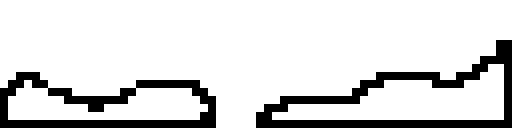
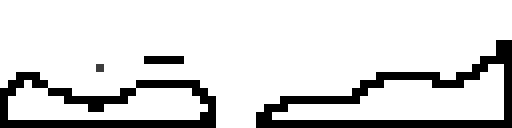
Layers edited between the first and the second w=512, h=128 image:
painted on "Layer 1" over <box>96,56,184,72</box>
